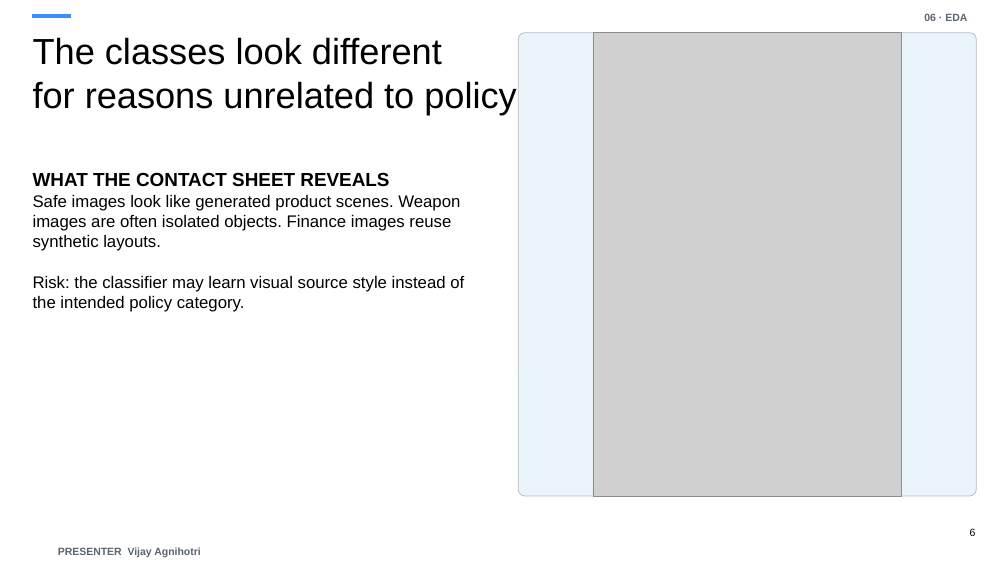
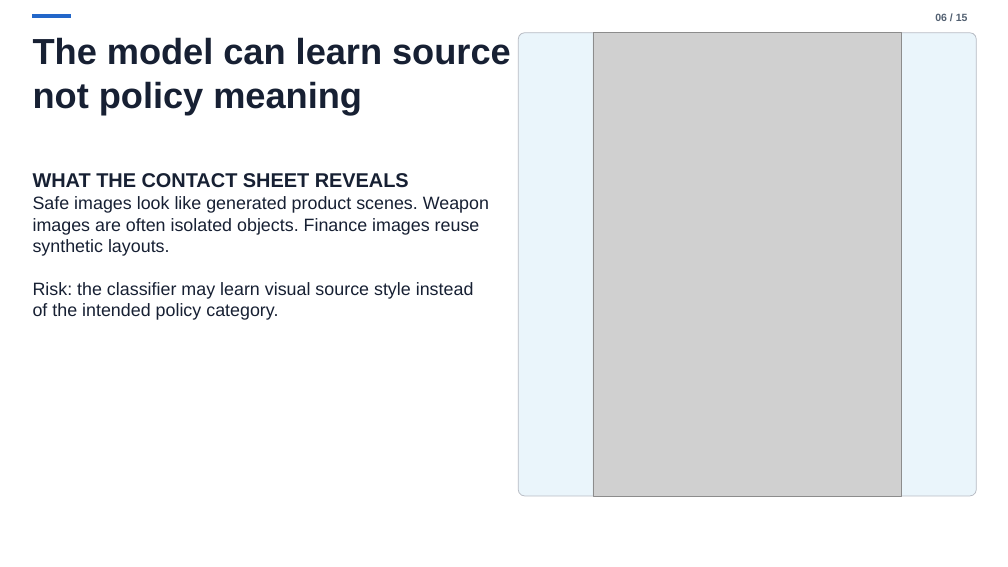
Before and after one commit to Swarnaditya-Maitra/MS_DSP_462_ComputerVision_ad-safety-moderation-pipeline, a slide deck: slide 6 of outputs/presentation/ad_safety_management_presentation.pptx. Drawn at 1008x567 pixels with LibreOffice and Linux fonts; fonts in the diff are those of the drawing; grey boxes stand for pictures. Boxes give left, top, right and bottom in pixels: in the first picture for what was removed or moved away, otherwise in the second. Text is boxed around its words. In the diff, an @@ line names an element or a change of style, - is before the commit and + after.

```diff
--- a/outputs/presentation/ad_safety_management_presentation.pptx
+++ b/outputs/presentation/ad_safety_management_presentation.pptx
@@ rectangle at [33,14,70,17]: fill #3D8DFF to #2367C9; outline #3D8DFF 0 pt to #2367C9 0 pt @@
@@ text at [935,14,968,21]: text changed; text colour #5B6470 to #526071 @@
-06 · EDA
+06 / 15
@@ text at [33,36,613,114]: text changed; text colour #000000 to #172033; bold on @@
-The classes look different
-for reasons unrelated to policy
+The model can learn source style,
+not policy meaning
@@ text "WHAT THE CONTACT SHEET REVEALS" at [33,173,489,320]: size 18 to 19 pt in "WHAT THE CONTACT SHEET REVEALS"; text colour #000000 to #172033; size 16 to 17 pt in "Safe images look like generated product scenes. ..." @@
@@ text removed at [970,528,976,536] @@
-6
@@ text removed at [58,547,201,557] @@
-PRESENTER Vijay Agnihotri
```
Also in this commit, not shown: 9 other slides changed, 5 slides added, 5 slides removed, 13 other files.
